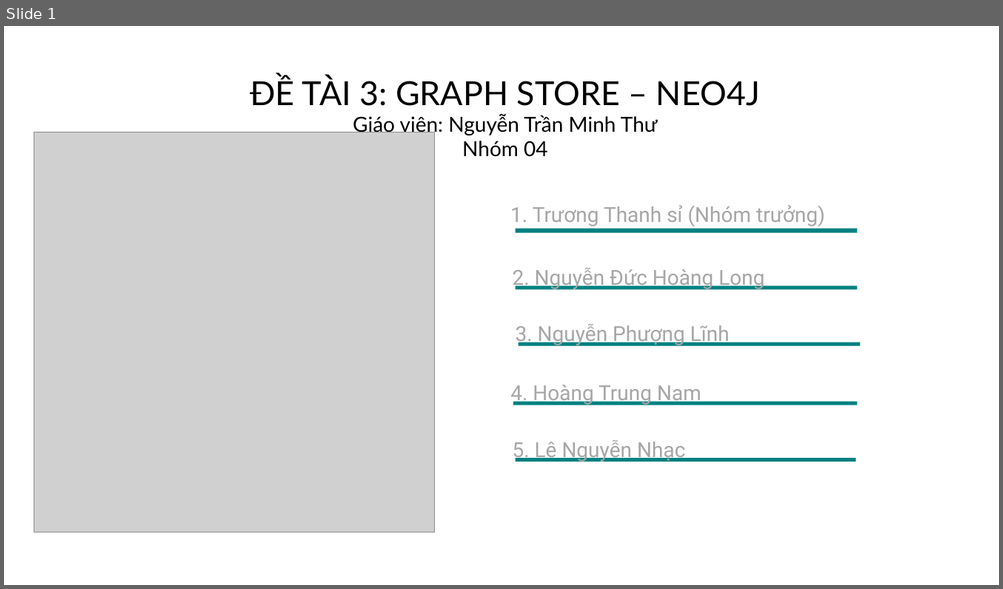
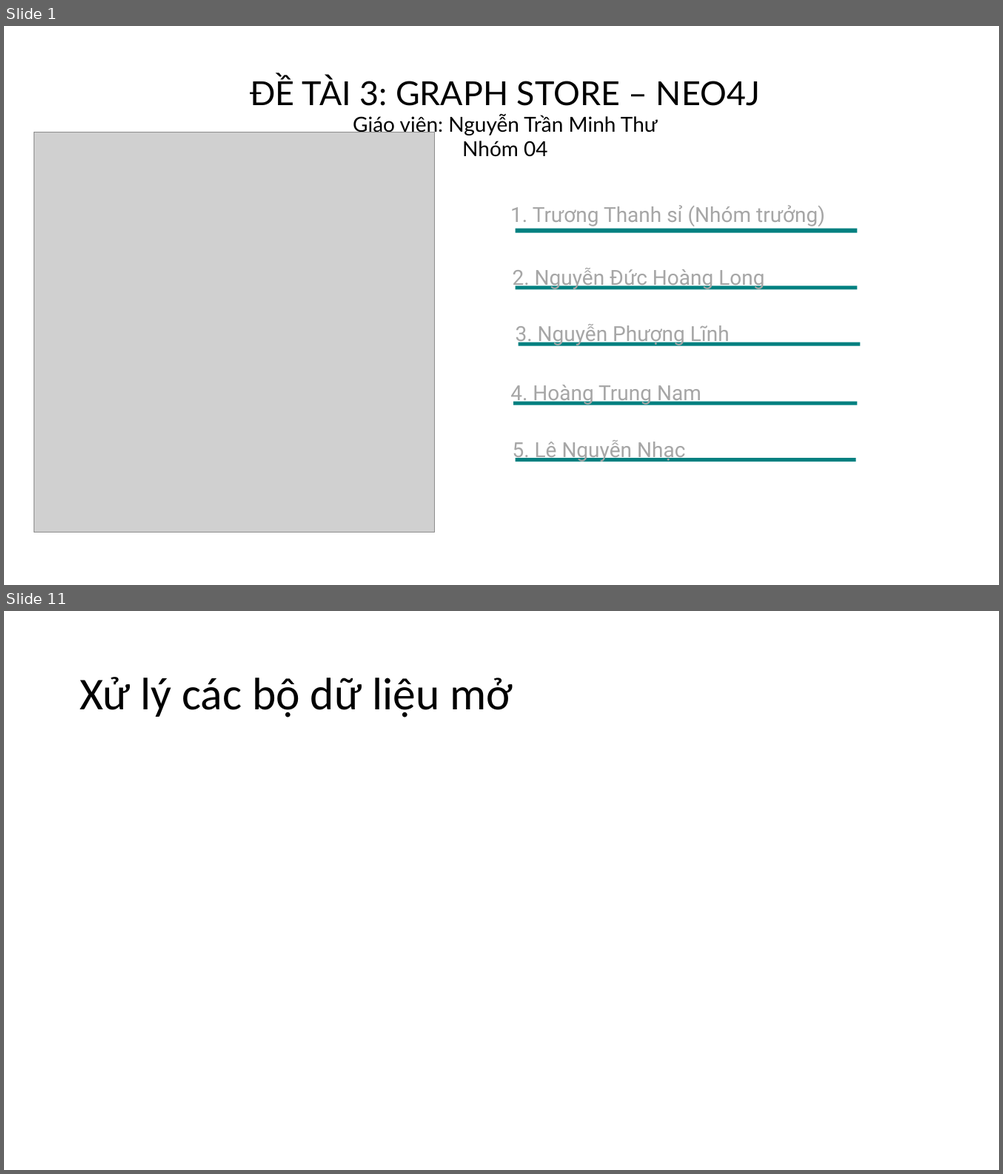
Before and after one commit to NguyenDucHoangLong/Group_4_HTTTHD, a slide deck: Document/Seminar/Slide/Slide_Nhóm 4.pptx. Shown one above the other, each under a label of ours: slide 1 before the commit, slides 1 and 11 after it; the slides between them are not shown. The pictures are 1003x589 and 1003x1174 pixels, drawn with LibreOffice and Linux fonts; fonts in the diff are those of the drawing; grey boxes stand for pictures. Boxes give left, top, right and bottom in pixels: in the first picture for what was removed or moved away, otherwise in the second. Text is boxed around its words. In the diff, an @@ line names an element or a change of style, - is before the commit and + after.

```diff
--- a/Document/Seminar/Slide/Slide_Nhóm 4.pptx
+++ b/Document/Seminar/Slide/Slide_Nhóm 4.pptx
@@ slide 11 added at (4,611,999,1170), background #FFFFFF @@
@@ title added at (79,677,512,718), 44 pt, text #000000 @@
+Xử lý các bộ dữ liệu mở
```
Also in this commit, not shown: 1 slide changed, 8 other slides added, 1 slide removed.
